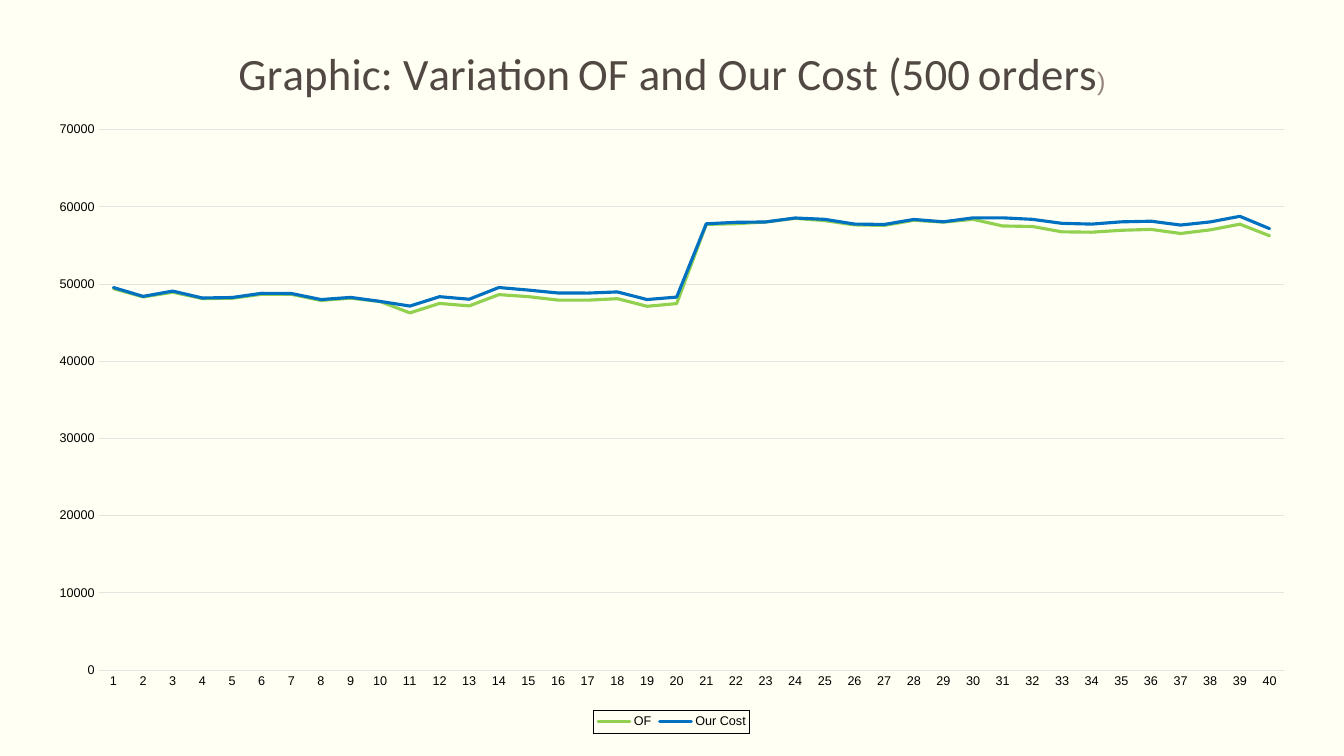
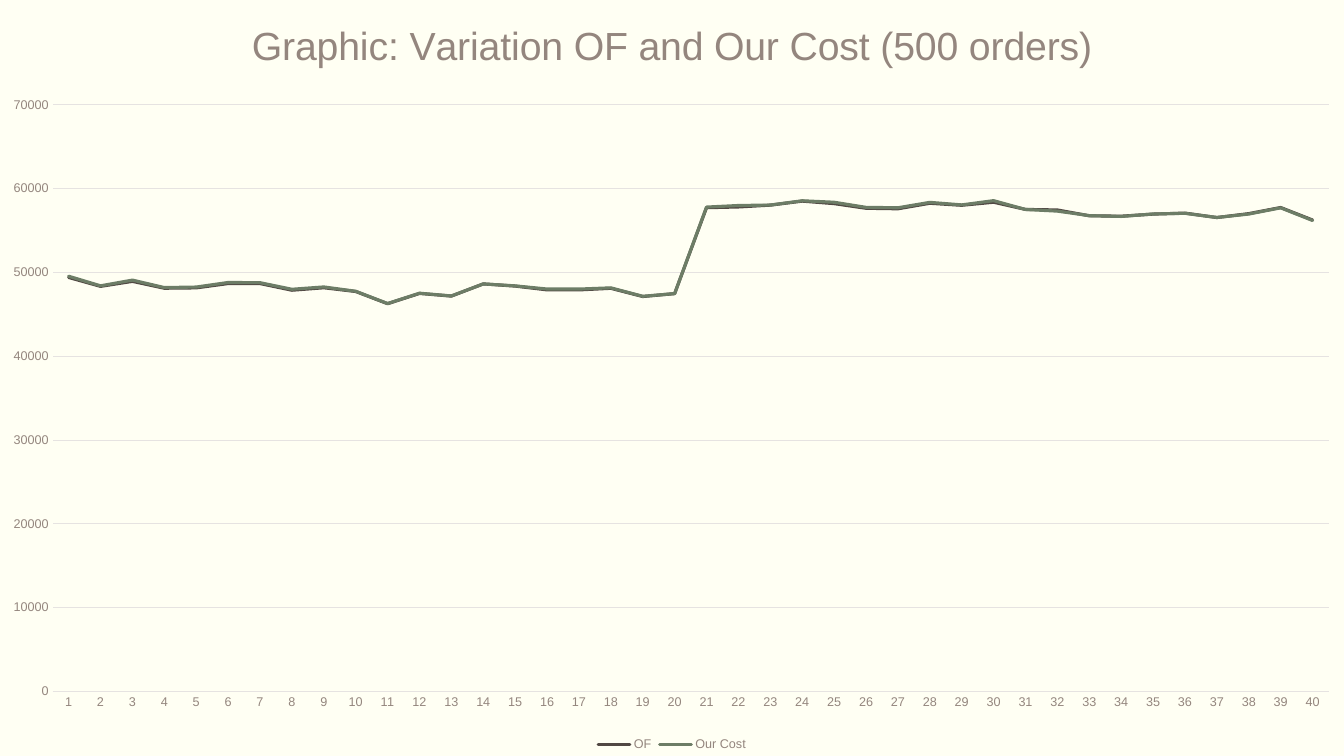
Before and after one commit to averanes/BinPackingProblem, a slide deck: slide 13 of bpdmo_greedy.pptx. Drawn at 1344x756 pixels with LibreOffice and Linux fonts; fonts in the diff are those of the drawing. Boxes give left, top, right and bottom in pixels: in the first picture for what was removed or moved away, otherwise in the second. Text is boxed around its words. In the diff, an @@ line names an element or a change of style, - is before the commit and + after.

Commit message:
ppt with correct graphics of minimun cost and time

```diff
--- a/bpdmo_greedy.pptx
+++ b/bpdmo_greedy.pptx
@@ line chart at bbox=[0, 0, 1344, 756] @@
@@ colour of OF #92D050 to #514843 @@
-Our Cost: 50000, 48000, 49000, 48000, 48000, 49000, 49000, 48000, 48000, 48000, 47000, 48000, 48000, 50000, 49000, 49000, 49000, 49000, 48000, 48000, 58000, 58000, 58000, 59000, 58000, 58000, 58000, 58000, 58000, 59000, 59000, 58000, 58000, 58000, 58000, 58000, 58000, 58000, 59000, 57000
+Our Cost: 50000, 48000, 49000, 48000, 48000, 49000, 49000, 48000, 48000, 48000, 46000, 48000, 47000, 49000, 48000, 48000, 48000, 48000, 47000, 47000, 58000, 58000, 58000, 59000, 58000, 58000, 58000, 58000, 58000, 59000, 58000, 57000, 57000, 57000, 57000, 57000, 57000, 57000, 58000, 56000
@@ colour of Our Cost #0070C0 to #6D7D66 @@
@@ legend changed @@
@@ category axis changed @@
@@ value axis changed @@
@@ plot area changed @@
@@ line chart: place and size @@
-line chart at bbox=[34, 23, 1311, 734]
+line chart at bbox=[0, 0, 1344, 756]
```
Also in this commit, not shown: 6 other slides changed.
